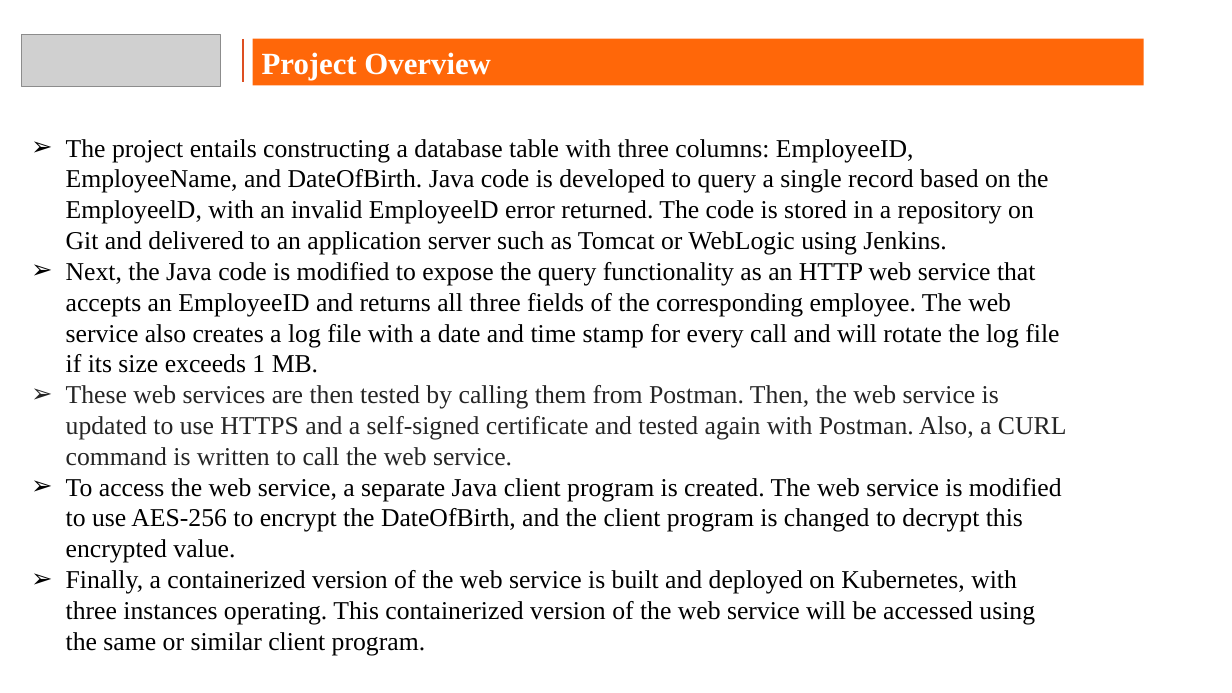
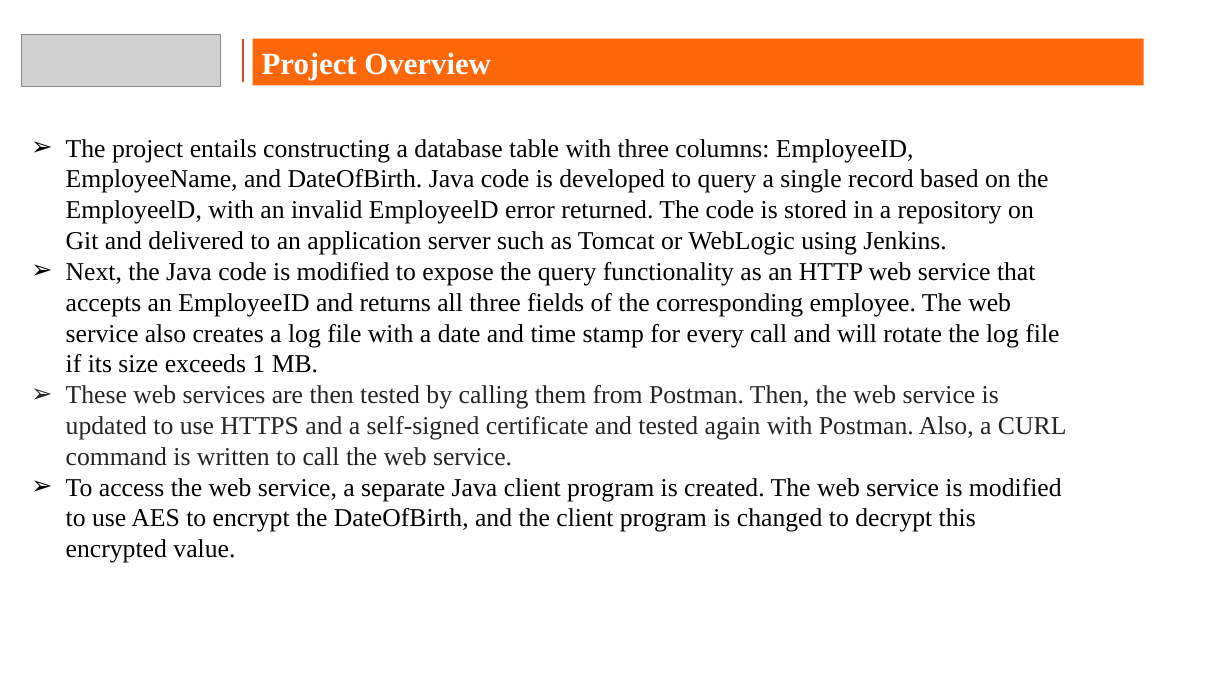
Before and after one commit to vivekjeswani/HDFCBK_CAPSTONE_PROJECT, a slide deck: slide 4 of Capstone_PPT_VivekJeswani.pptx. Drawn at 1232x693 pixels with LibreOffice and Linux fonts; fonts in the diff are those of the drawing; grey boxes stand for pictures; background and template pictures are left out. Boxes give left, top, right and bottom in pixels: in the first picture for what was removed or moved away, otherwise in the second. Text is boxed around its words. In the diff, an @@ line names an element or a change of style, - is before the commit and + after.

```diff
--- a/Capstone_PPT_VivekJeswani.pptx
+++ b/Capstone_PPT_VivekJeswani.pptx
@@ text at [66,478,1062,563]: text changed @@
-➢ To access the web service, a separate Java client program is created. The web service is modified to use AES-256 to encrypt the DateOfBirth, and the client program is changed to decrypt this encrypted value.
-➢ Finally, a containerized version of the web service is built and deployed on Kubernetes, with three instances operating. This containerized version of the web service will be accessed using the same or similar client program.
+➢ To access the web service, a separate Java client program is created. The web service is modified to use AES to encrypt the DateOfBirth, and the client program is changed to decrypt this encrypted value.
```
Also in this commit, not shown: 4 other slides changed, 2 slides added, 20 other files.
